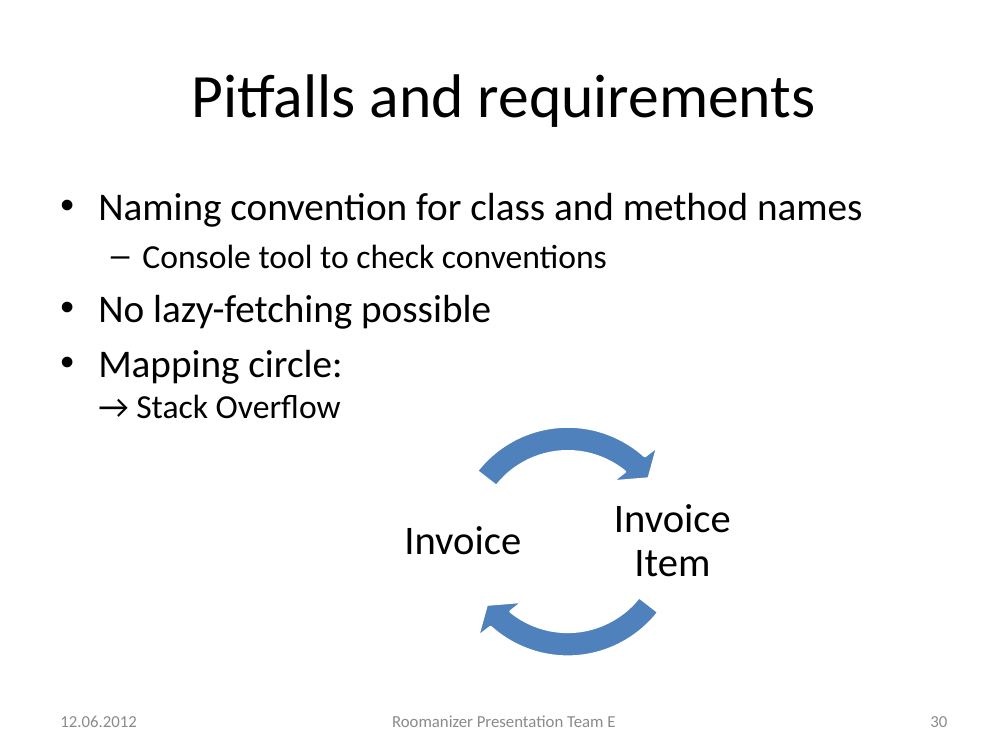
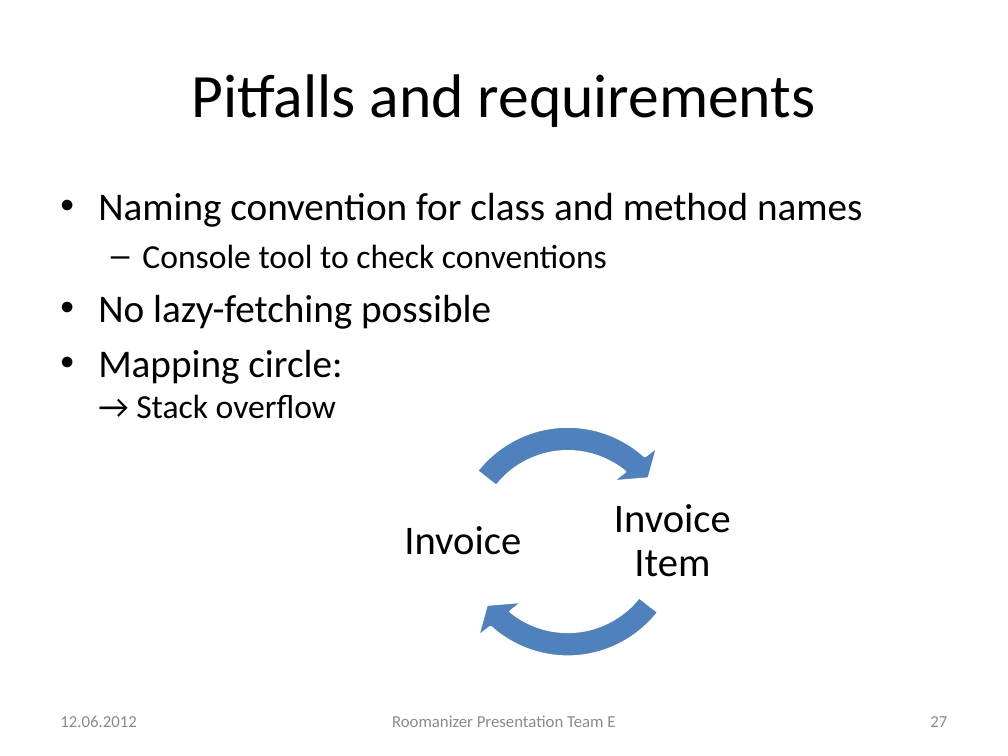
Before and after one commit to markusmo/HotelSoftware, a slide deck: slide 27 of Documentation/Praesentation/PresentationRoomanizer.pptx (slide 30 before the commit). Drawn at 1008x756 pixels with LibreOffice and Linux fonts; fonts in the diff are those of the drawing. Boxes give left, top, right and bottom in pixels: in the first picture for what was removed or moved away, otherwise in the second. Text is boxed around its words. In the diff, an @@ line names an element or a change of style, - is before the commit and + after.

```diff
--- a/Documentation/Praesentation/PresentationRoomanizer.pptx
+++ b/Documentation/Praesentation/PresentationRoomanizer.pptx
@@ text at (98,349,342,419): text changed @@
-• Mapping circle:
-  → Stack Overflow
+• Mapping circle:
+  → Stack overflow
@@ page number at (930,716,947,727): text changed @@
-30
+27
```
Also in this commit, not shown: 26 other slides changed, 1 slide added, 4 slides removed, 9 other files.
